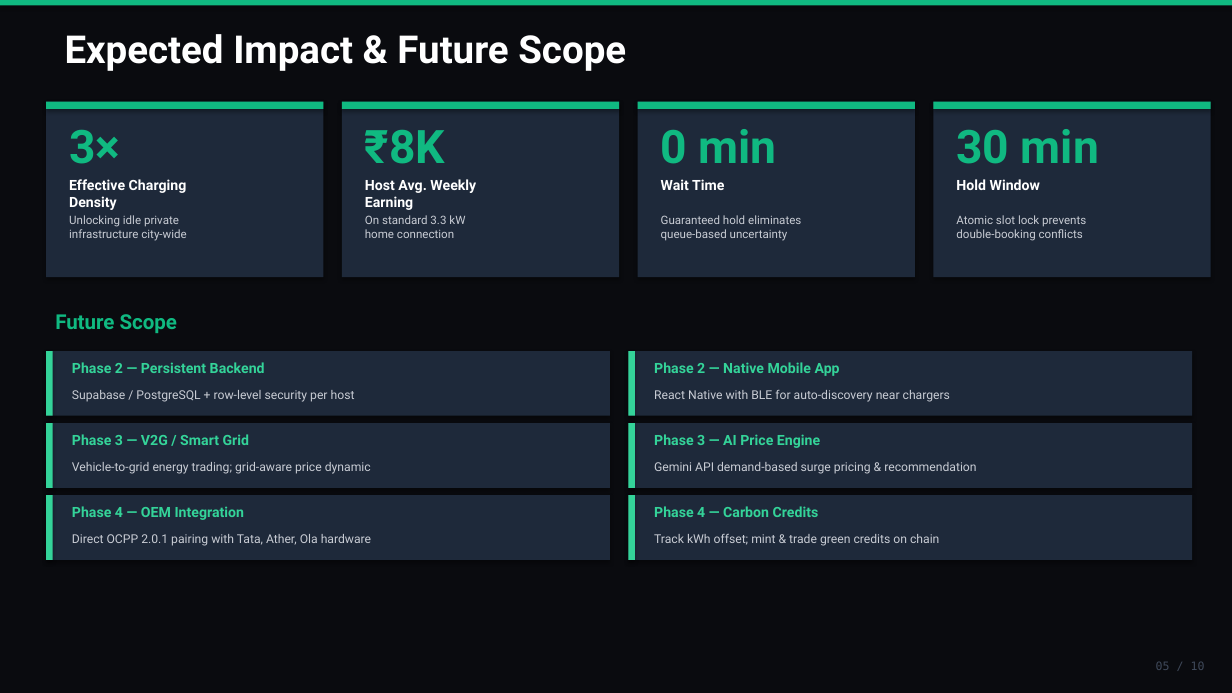
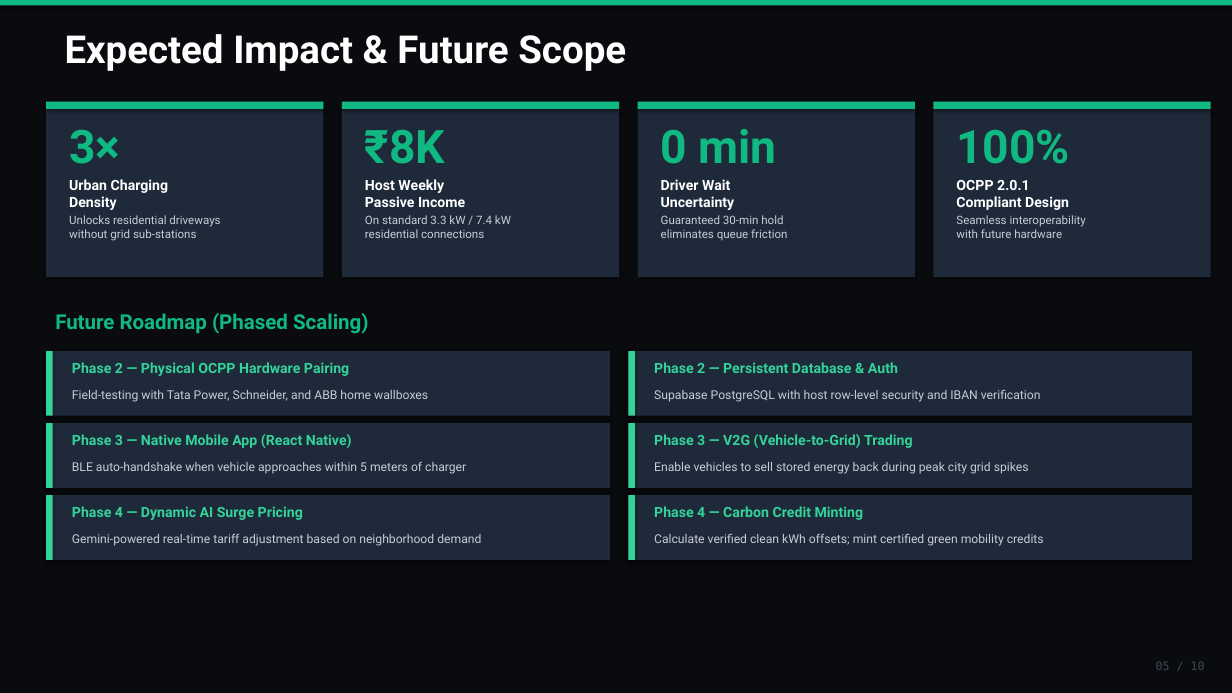
Before and after one commit to Imafrah/Volt-Garage, a slide deck: slide 5 of ImCharge_Techthon2026_Round2_GoodCode.pptx. Drawn at 1232x693 pixels with LibreOffice and Linux fonts; fonts in the diff are those of the drawing. Boxes give left, top, right and bottom in pixels: in the first picture for what was removed or moved away, otherwise in the second. Text is boxed around its words. In the diff, an @@ line names an element or a change of style, - is before the commit and + after.

Commit message:
docs(presentation): update 10-slide deck with Originkit kinetic dock, Gemini Volt Copilot, driveway idle fee engine, and OCPP test bench

```diff
--- a/ImCharge_Techthon2026_Round2_GoodCode.pptx
+++ b/ImCharge_Techthon2026_Round2_GoodCode.pptx
@@ text at bbox=[956, 129, 1070, 164]: text changed @@
-30 min
+100%
@@ text at bbox=[69, 179, 169, 210]: text changed @@
-Effective Charging
-Density
+Urban Charging
+Density
@@ text at bbox=[365, 179, 465, 207]: text changed @@
-Host Avg. Weekly
-Earning
+Host Weekly
+Passive Income
@@ text at bbox=[661, 179, 735, 210]: text changed @@
-Wait Time
+Driver Wait
+Uncertainty
@@ text at bbox=[956, 180, 1069, 210]: text changed @@
-Hold Window
+OCPP 2.0.1
+Compliant Design
@@ text at bbox=[69, 215, 220, 241]: text changed @@
-Unlocking idle private
-infrastructure city-wide
+Unlocks residential driveways
+without grid sub-stations
@@ text at bbox=[365, 215, 511, 238]: text changed @@
-On standard 3.3 kW
-home connection
+On standard 3.3 kW / 7.4 kW
+residential connections
@@ text at bbox=[661, 215, 787, 240]: text changed @@
-Guaranteed hold eliminates
-queue-based uncertainty
+Guaranteed 30-min hold
+eliminates queue friction
@@ text at bbox=[956, 215, 1086, 238]: text changed @@
-Atomic slot lock prevents
-double-booking conflicts
+Seamless interoperability
+with future hardware
@@ text at bbox=[55, 313, 368, 334]: text changed @@
-Future Scope
+Future Roadmap (Phased Scaling)
@@ text at bbox=[72, 362, 349, 376]: text changed @@
-Phase 2 — Persistent Backend
+Phase 2 — Physical OCPP Hardware Pairing
@@ text at bbox=[654, 362, 898, 373]: text changed @@
-Phase 2 — Native Mobile App
+Phase 2 — Persistent Database & Auth
@@ text at bbox=[72, 390, 428, 402]: text changed @@
-Supabase / PostgreSQL + row-level security per host
+Field-testing with Tata Power, Schneider, and ABB home wallboxes
@@ text at bbox=[654, 390, 1041, 402]: text changed @@
-React Native with BLE for auto-discovery near chargers
+Supabase PostgreSQL with host row-level security and IBAN verification
@@ text at bbox=[72, 434, 352, 448]: text changed @@
-Phase 3 — V2G / Smart Grid
+Phase 3 — Native Mobile App (React Native)
@@ text at bbox=[654, 434, 913, 448]: text changed @@
-Phase 3 — AI Price Engine
+Phase 3 — V2G (Vehicle-to-Grid) Trading
@@ text at bbox=[72, 462, 466, 474]: text changed @@
-Vehicle-to-grid energy trading; grid-aware price dynamic
+BLE auto-handshake when vehicle approaches within 5 meters of charger
@@ text at bbox=[654, 462, 1029, 474]: text changed @@
-Gemini API demand-based surge pricing & recommendation
+Enable vehicles to sell stored energy back during peak city grid spikes
@@ text at bbox=[72, 506, 303, 520]: text changed @@
-Phase 4 — OEM Integration
+Phase 4 — Dynamic AI Surge Pricing
@@ text at bbox=[654, 506, 864, 520]: text changed @@
-Phase 4 — Carbon Credits
+Phase 4 — Carbon Credit Minting
@@ text at bbox=[72, 534, 481, 546]: text changed @@
-Direct OCPP 2.0.1 pairing with Tata, Ather, Ola hardware
+Gemini-powered real-time tariff adjustment based on neighborhood demand
@@ text at bbox=[654, 534, 1044, 546]: text changed @@
-Track kWh offset; mint & trade green credits on chain
+Calculate verified clean kWh offsets; mint certified green mobility credits
```
Also in this commit, not shown: 8 other slides changed, 1 slide added, 1 slide removed.
